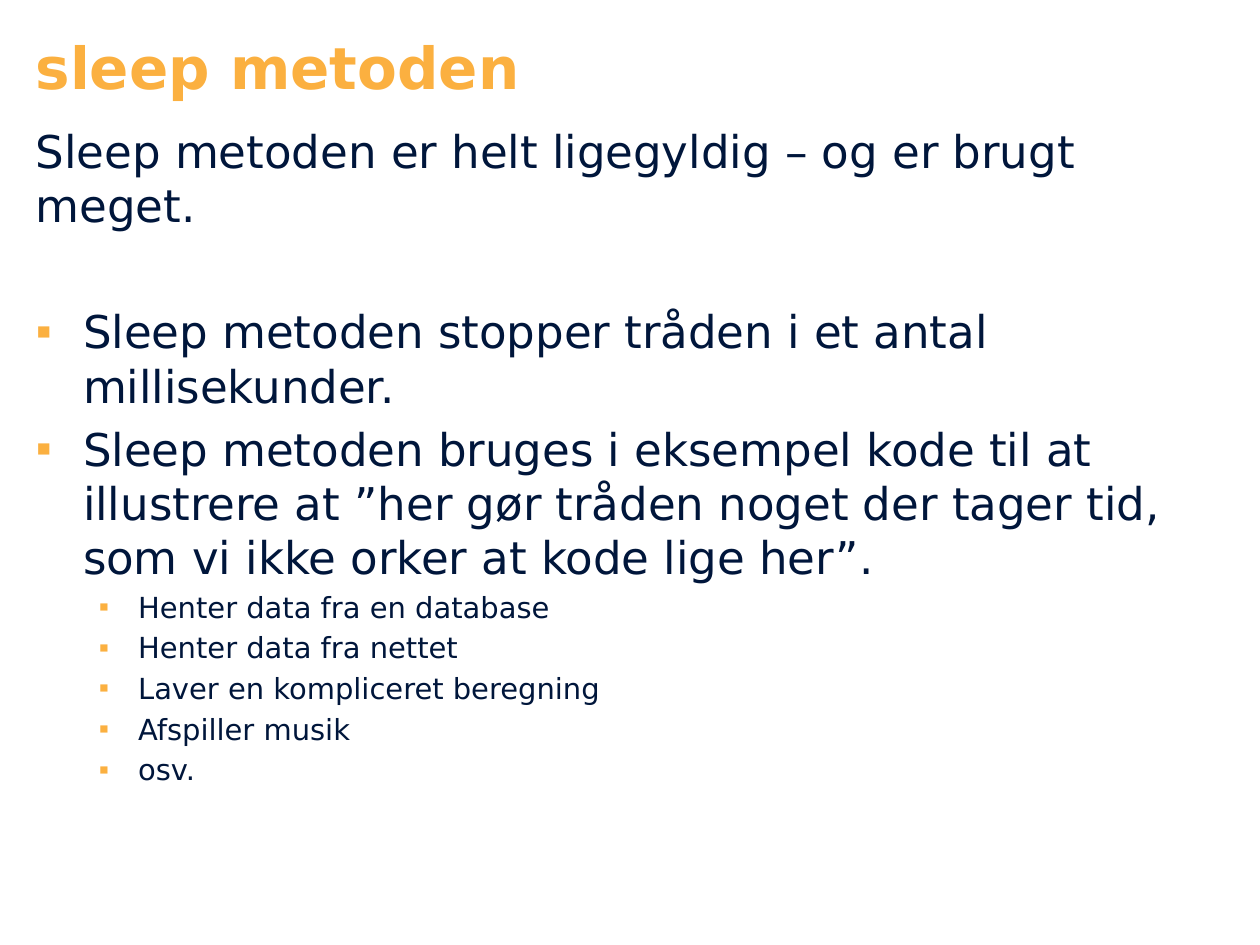
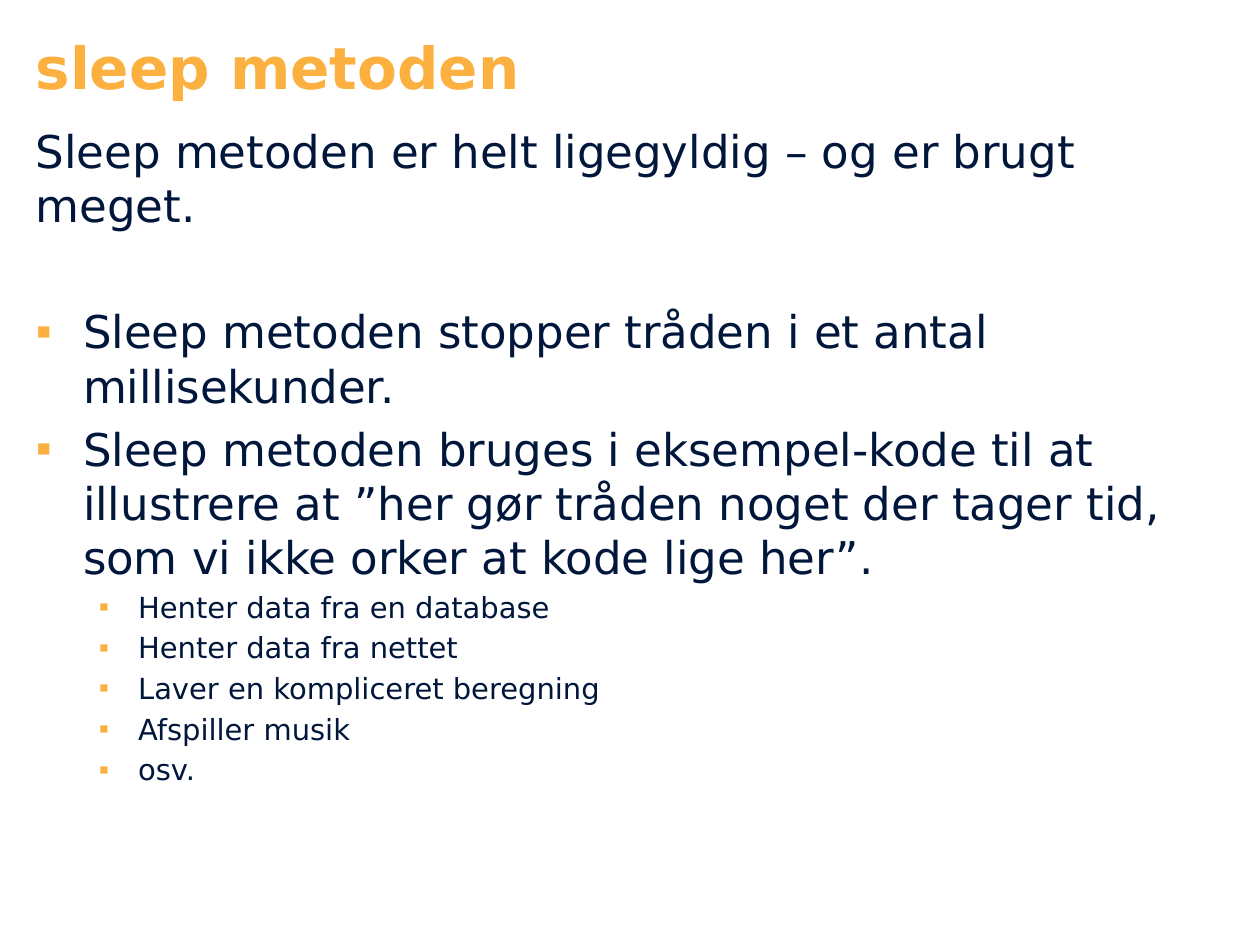
Before and after one commit to dat2Cph/content, a slide deck: slide 14 of threads/threads.pptx. Drawn at 1260x945 pixels with LibreOffice and Linux fonts; fonts in the diff are those of the drawing; background and template pictures are left out. Boxes give left, top, right and bottom in pixels: in the first picture for what was removed or moved away, otherwise in the second. Text is boxed around its words. In the diff, an @@ line names an element or a change of style, - is before the commit and + after.

```diff
--- a/threads/threads.pptx
+++ b/threads/threads.pptx
@@ text at (83, 431, 1159, 584): text changed @@
-▪ Sleep metoden bruges i eksempel kode til at illustrere at ”her gør tråden noget der tager tid, som vi ikke orker at kode lige her”.
+▪ Sleep metoden bruges i eksempel-kode til at illustrere at ”her gør tråden noget der tager tid, som vi ikke orker at kode lige her”.
```
Also in this commit, not shown: 3 other slides changed, 2 other files.
